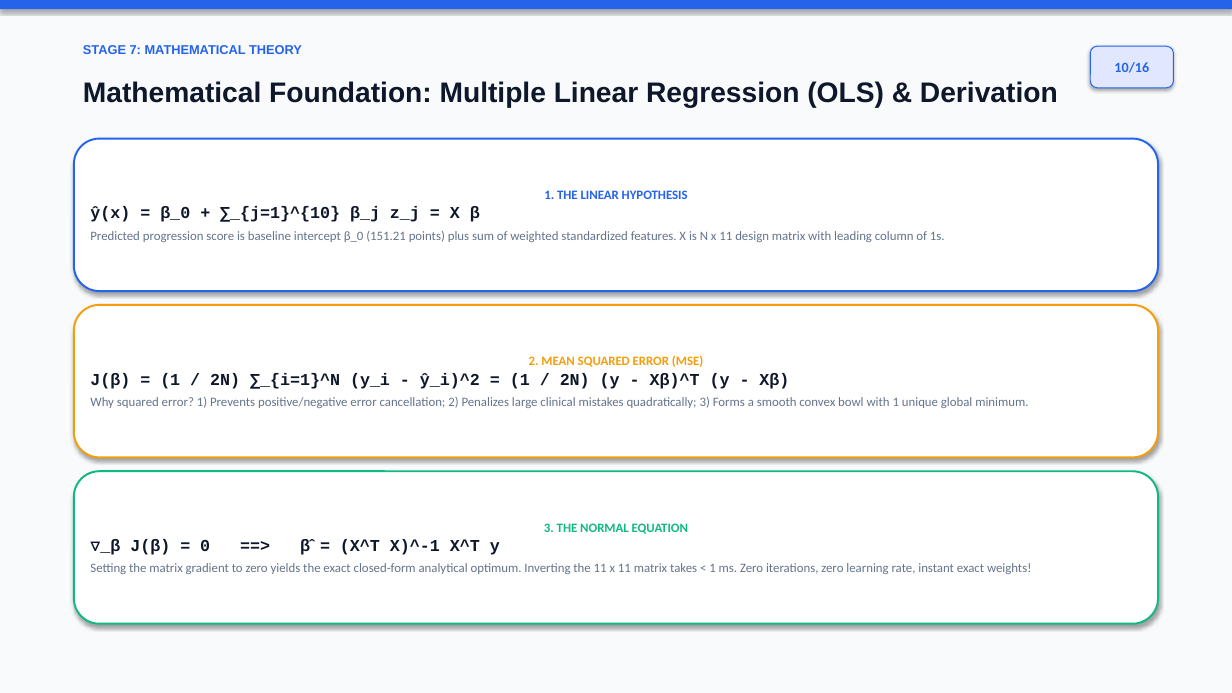
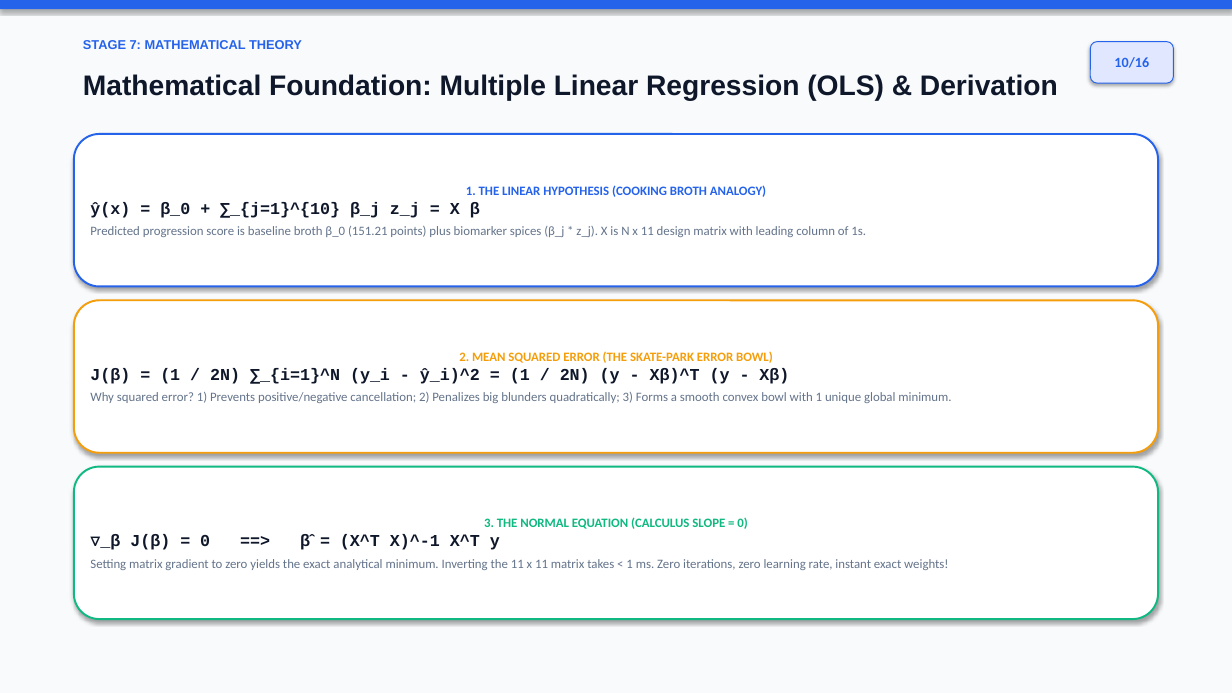
Before and after one commit to darrehanrasool/Lab, a slide deck: slide 10 of 4 Diabetes Progression Prediction/Diabetes_Progression_Conference_Presentation.pptx. Drawn at 1232x693 pixels with LibreOffice and Linux fonts; fonts in the diff are those of the drawing. Boxes give left, top, right and bottom in pixels: in the first picture for what was removed or moved away, otherwise in the second. Text is boxed around its words. In the diff, an @@ line names an element or a change of style, - is before the commit and + after.

Commit message:
Add 5-pile quantile stratification diagram and intuitive bullet points across presentations

```diff
--- a/4 Diabetes Progression Prediction/Diabetes_Progression_Conference_Presentation.pptx
+++ b/4 Diabetes Progression Prediction/Diabetes_Progression_Conference_Presentation.pptx
@@ 4 rounded rectangles, 2 texts moved together from (x1=74, y1=45, x2=1174, y2=624) to (x1=74, y1=40, x2=1174, y2=619) @@
@@ text in rounded rectangle at (x1=466, y1=185, x2=766, y2=197): text changed @@
-1. THE LINEAR HYPOTHESIS
+1. THE LINEAR HYPOTHESIS (COOKING BROTH ANALOGY)
@@ text in rounded rectangle at (x1=90, y1=226, x2=866, y2=237): text changed @@
-Predicted progression score is baseline intercept β_0 (151.21 points) plus sum of weighted standardized features. X is N x 11 design matrix with leading column of 1s.
+Predicted progression score is baseline broth β_0 (151.21 points) plus biomarker spices (β_j * z_j). X is N x 11 design matrix with leading column of 1s.
@@ text in rounded rectangle at (x1=459, y1=351, x2=773, y2=363): text changed @@
-2. MEAN SQUARED ERROR (MSE)
+2. MEAN SQUARED ERROR (THE SKATE-PARK ERROR BOWL)
@@ text in rounded rectangle at (x1=90, y1=392, x2=951, y2=403): text changed @@
-Why squared error? 1) Prevents positive/negative error cancellation; 2) Penalizes large clinical mistakes quadratically; 3) Forms a smooth convex bowl with 1 unique global minimum.
+Why squared error? 1) Prevents positive/negative cancellation; 2) Penalizes big blunders quadratically; 3) Forms a smooth convex bowl with 1 unique global minimum.
@@ text in rounded rectangle at (x1=484, y1=517, x2=725, y2=529): text changed @@
-3. THE NORMAL EQUATION
+3. THE NORMAL EQUATION (CALCULUS SLOPE = 0)
@@ text in rounded rectangle at (x1=90, y1=559, x2=948, y2=570): text changed @@
-Setting the matrix gradient to zero yields the exact closed-form analytical optimum. Inverting the 11 x 11 matrix takes < 1 ms. Zero iterations, zero learning rate, instant exact weights!
+Setting matrix gradient to zero yields the exact analytical minimum. Inverting the 11 x 11 matrix takes < 1 ms. Zero iterations, zero learning rate, instant exact weights!
```
Also in this commit, not shown: 14 other slides changed, 1 slide added, 1 slide removed, 1 other file.
